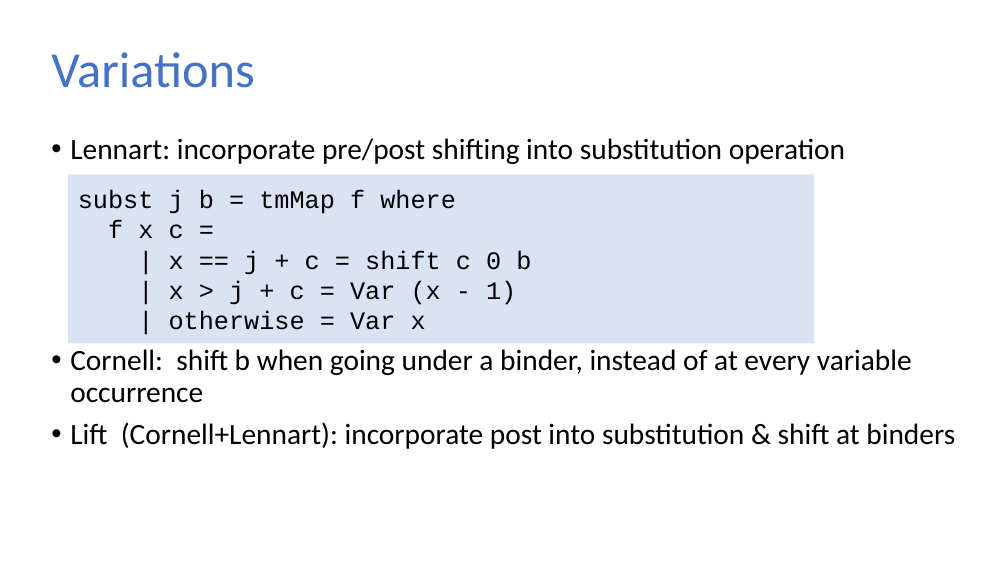
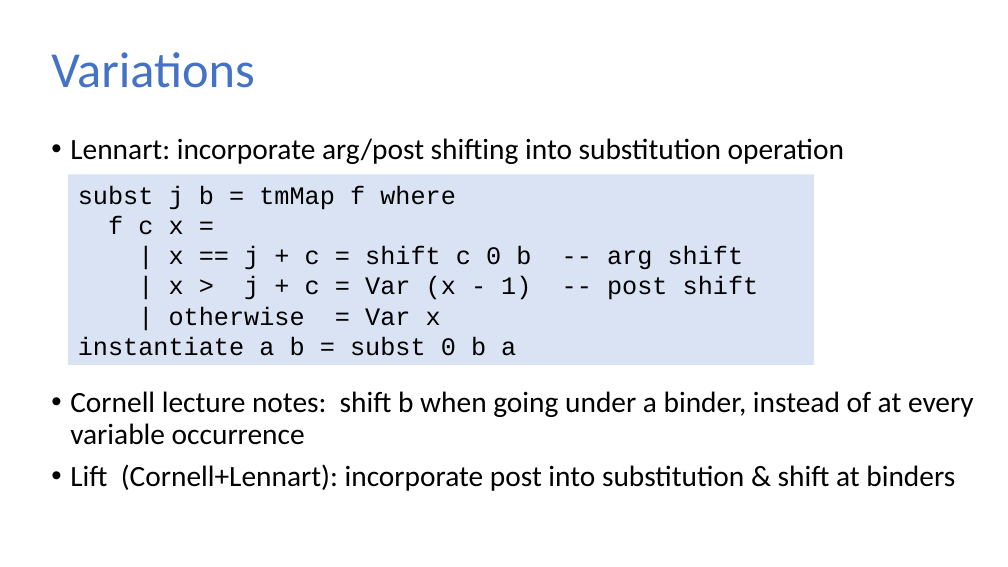
Before and after one commit to sweirich/lambda-n-ways, a slide deck: slide 15 of plclub-2021.pptx. Drawn at 1008x567 pixels with LibreOffice and Linux fonts; fonts in the diff are those of the drawing. Boxes give left, top, right and bottom in pixels: in the first picture for what was removed or moved away, otherwise in the second. Text is boxed around its words. In the diff, an @@ line names an element or a change of style, - is before the commit and + after.

Commit message:
Lennart's original versions

```diff
--- a/plclub-2021.pptx
+++ b/plclub-2021.pptx
@@ text at (70,138,974,445): text changed @@
-• Lennart: incorporate pre/post shifting into substitution operation
-• Cornell: shift b when going under a binder, instead of at every variable occurrence
+• Lennart: incorporate arg/post shifting into substitution operation
+• Cornell lecture notes: shift b when going under a binder, instead of at every variable occurrence
@@ rectangle "subst j b = tmMap ...": place and size @@
-rectangle "subst j b = tmMap ..." at (68,174,813,344)
+rectangle "subst j b = tmMap ..." at (68,174,813,365)
@@ text in rectangle at (108,216,531,300): text changed @@
-f x c =
-| x == j + c = shift c 0 b
-| x > j + c = Var (x - 1)
+f c x =
+| x == j + c = shift c 0 b -- arg shift
+| x > j + c = Var (x - 1) -- post shift
@@ text in rectangle at (78,336,516,356): paragraph added @@
+instantiate a b = subst 0 b a
```
Also in this commit, not shown: 10 other slides changed, 7 other files.
